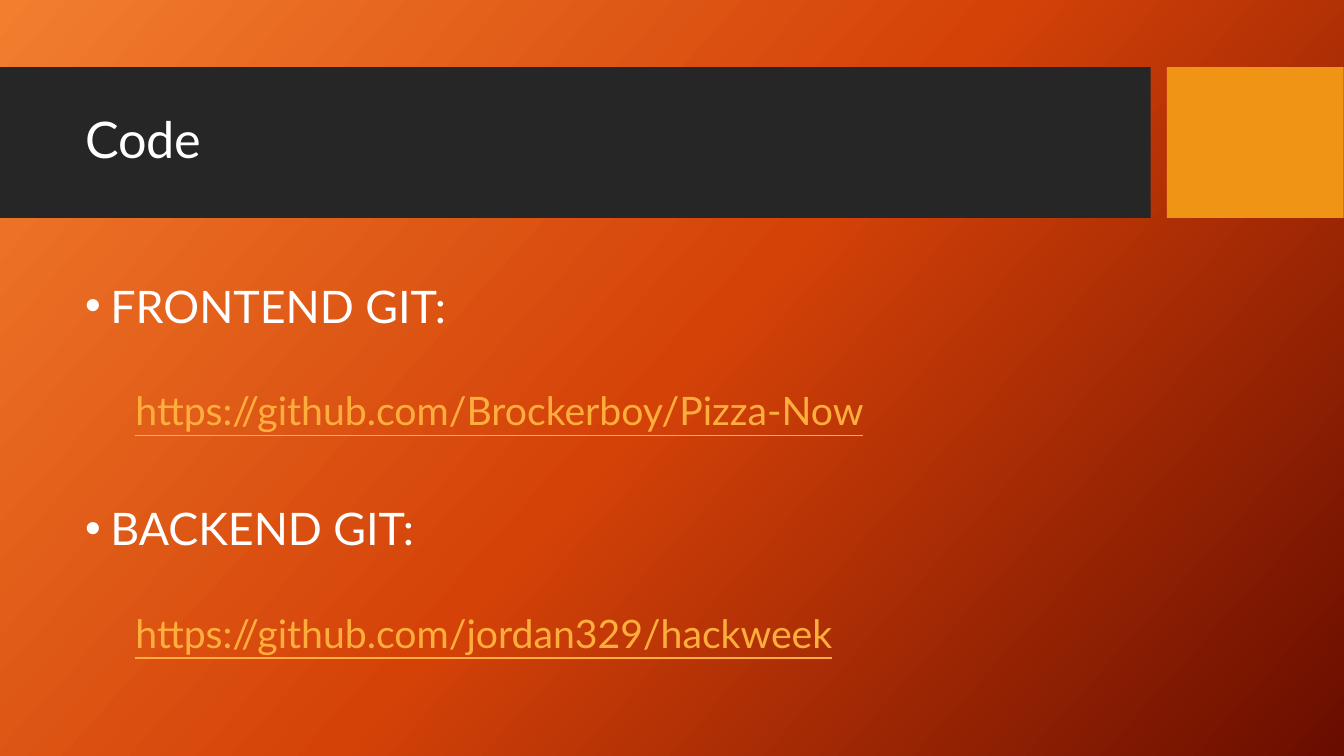
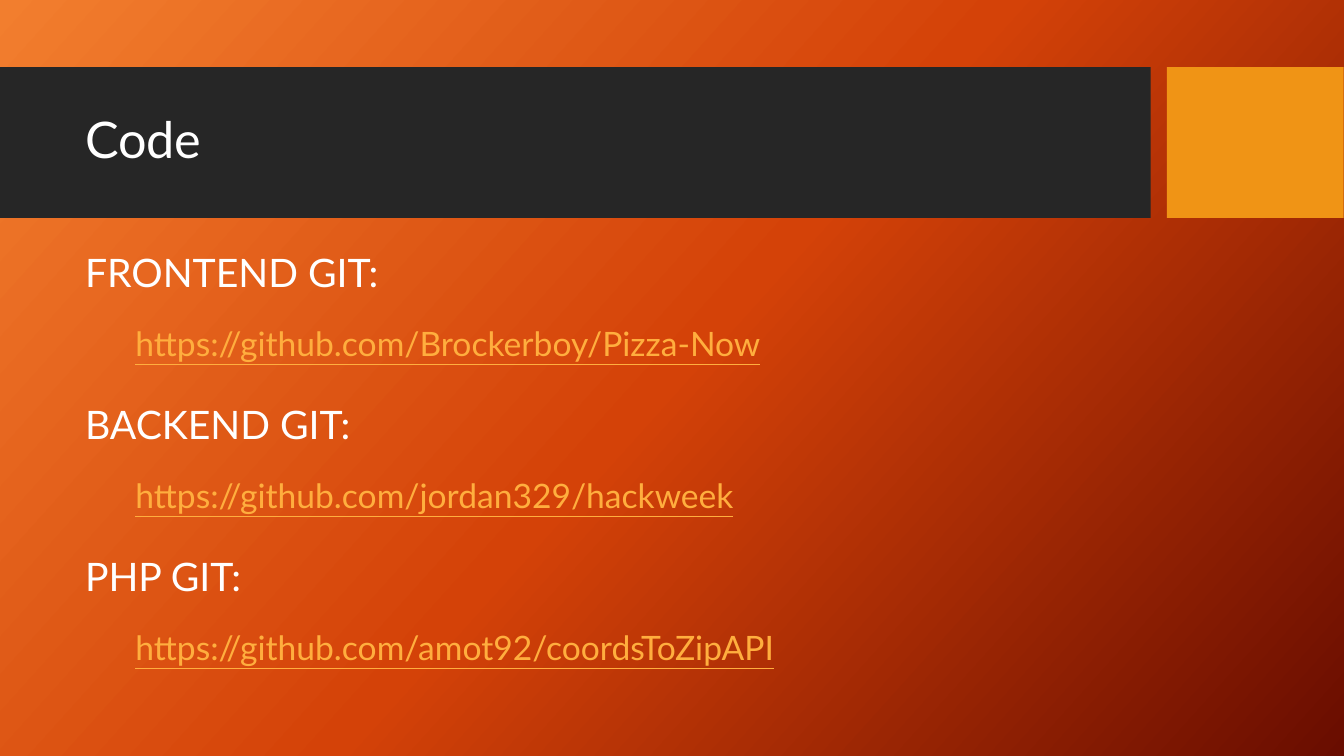
Before and after one commit to Brock-Gibson/Pizza-Now, a slide deck: slide 17 of Presentation/PizzaNow.pptx (slide 16 before the commit). Drawn at 1344x756 pixels with LibreOffice and Linux fonts; fonts in the diff are those of the drawing; background and template pictures are left out. Boxes give left, top, right and bottom in pixels: in the first picture for what was removed or moved away, otherwise in the second. Text is boxed around its words. In the diff, an @@ line names an element or a change of style, - is before the commit and + after.

```diff
--- a/Presentation/PizzaNow.pptx
+++ b/Presentation/PizzaNow.pptx
@@ text at (85, 258, 760, 514): size 32 to 28 pt in "FRONTEND GIT:", "BACKEND GIT:"; size 28 to 24 pt in "https://github.com/Brockerboy/Pizza-Now", "https://github.com/jordan329/hackweek"; bullet • to none; line spacing 2 to 1.5 @@
@@ text at (85, 562, 774, 666): paragraphs added @@
+PHP GIT:
+  https://github.com/amot92/coordsToZipAPI
```
Also in this commit, not shown: 5 other slides changed, 1 slide added, 1 other file.
